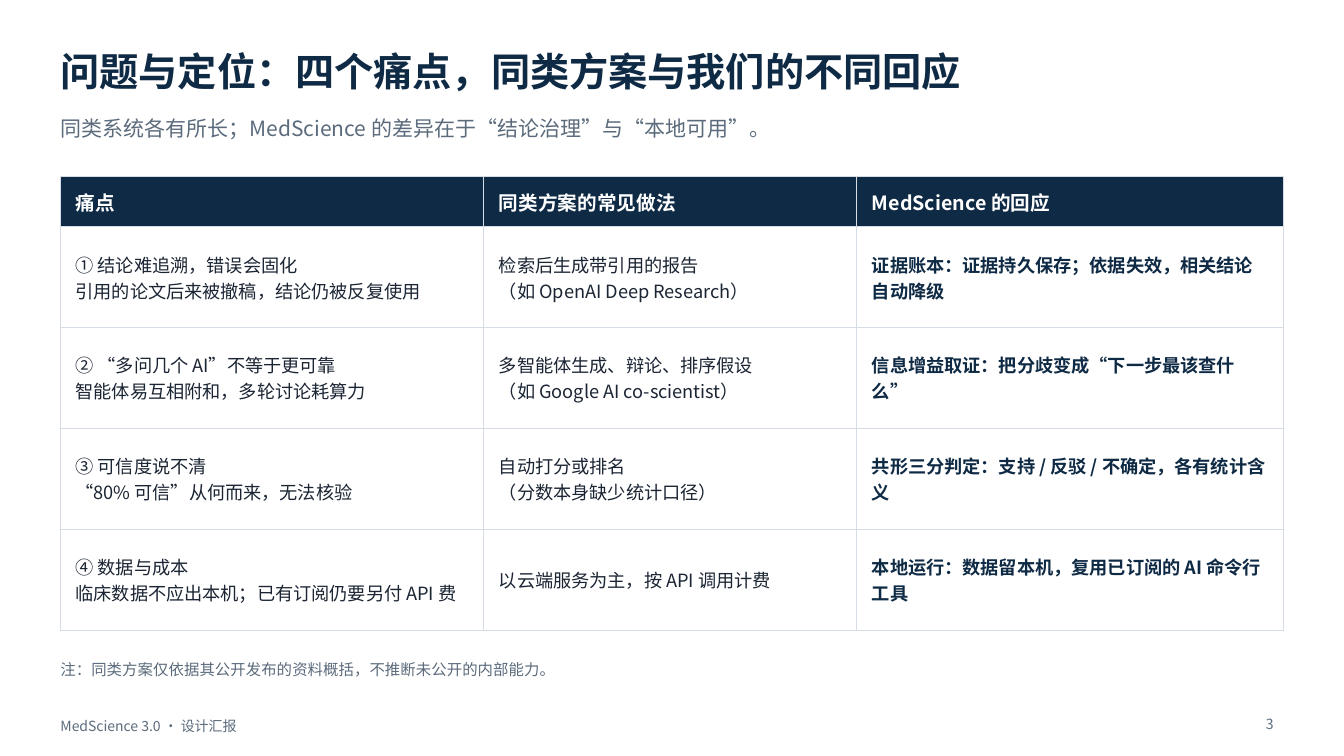
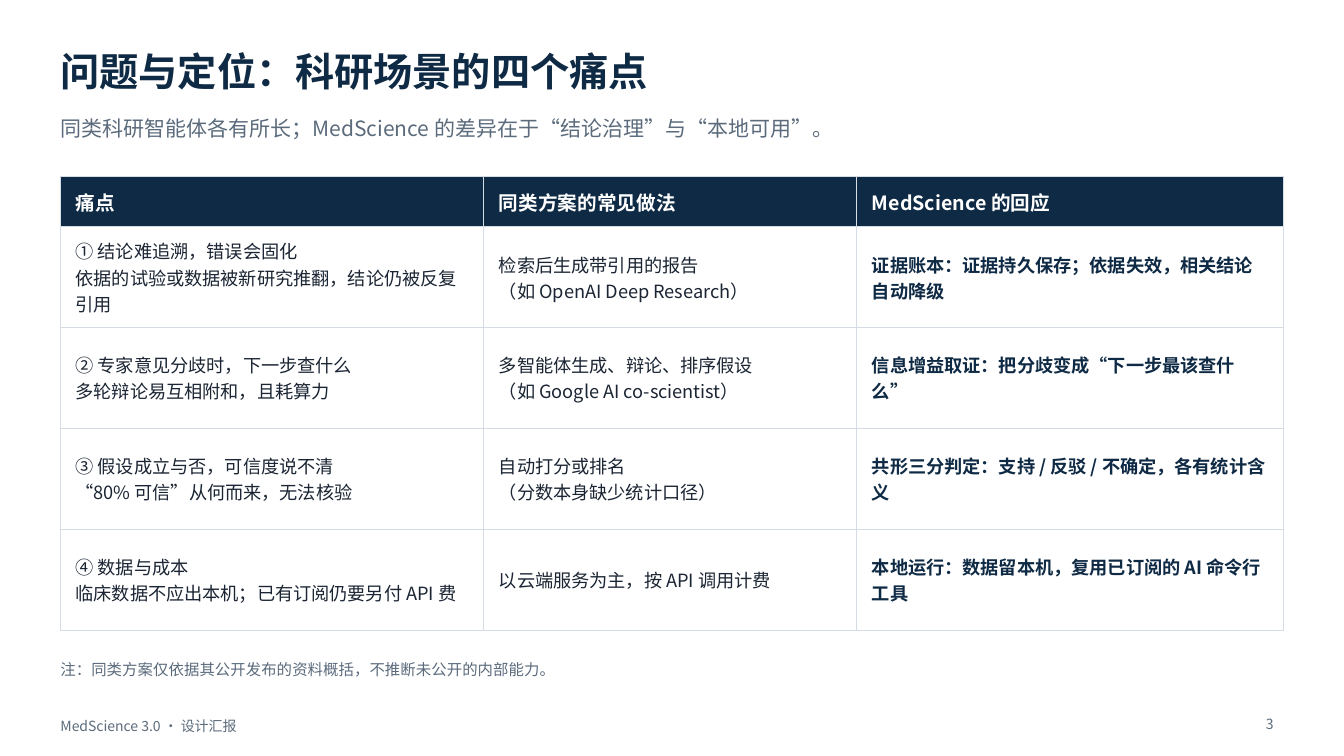
Before and after one commit to BenjaminDuo/MedScience, a slide deck: slide 3 of docs/presentation/MedScience-3.0-设计汇报.pptx. Drawn at 1344x756 pixels with LibreOffice and Linux fonts; fonts in the diff are those of the drawing. Boxes give left, top, right and bottom in pixels: in the first picture for what was removed or moved away, otherwise in the second. Text is boxed around its words. In the diff, an @@ line names an element or a change of style, - is before the commit and + after.

```diff
--- a/docs/presentation/MedScience-3.0-设计汇报.pptx
+++ b/docs/presentation/MedScience-3.0-设计汇报.pptx
@@ title at box(60, 52, 647, 90): text changed @@
-问题与定位：四个痛点，同类方案与我们的不同回应
+问题与定位：科研场景的四个痛点
@@ text at box(60, 118, 833, 139): text changed @@
-同类系统各有所长；MedScience 的差异在于“结论治理”与“本地可用”。
+同类科研智能体各有所长；MedScience 的差异在于“结论治理”与“本地可用”。
@@ table at box(60, 176, 1284, 607) @@
-row 2, column 1: ① 结论难追溯，错误会固化 / 引用的论文后来被撤稿，结论仍被反复使用
+row 2, column 1: ① 结论难追溯，错误会固化 / 依据的试验或数据被新研究推翻，结论仍被反复引用
-row 3, column 1: ② “多问几个 AI”不等于更可靠 / 智能体易互相附和，多轮讨论耗算力
+row 3, column 1: ② 专家意见分歧时，下一步查什么 / 多轮辩论易互相附和，且耗算力
-row 4, column 1: ③ 可信度说不清 / “80% 可信”从何而来，无法核验
+row 4, column 1: ③ 假设成立与否，可信度说不清 / “80% 可信”从何而来，无法核验
```
Also in this commit, not shown: 6 other slides changed, 3 other files.
